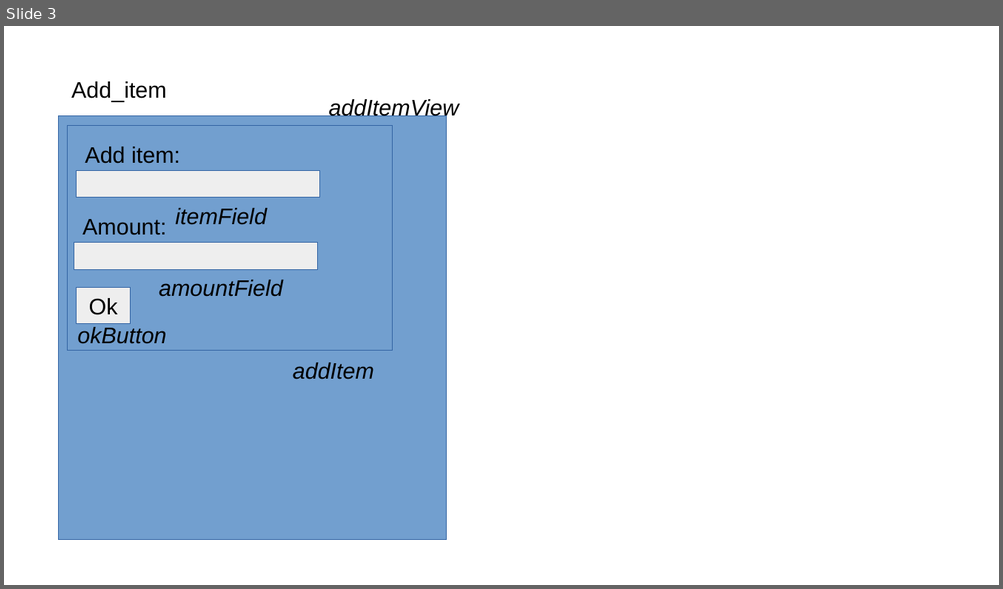
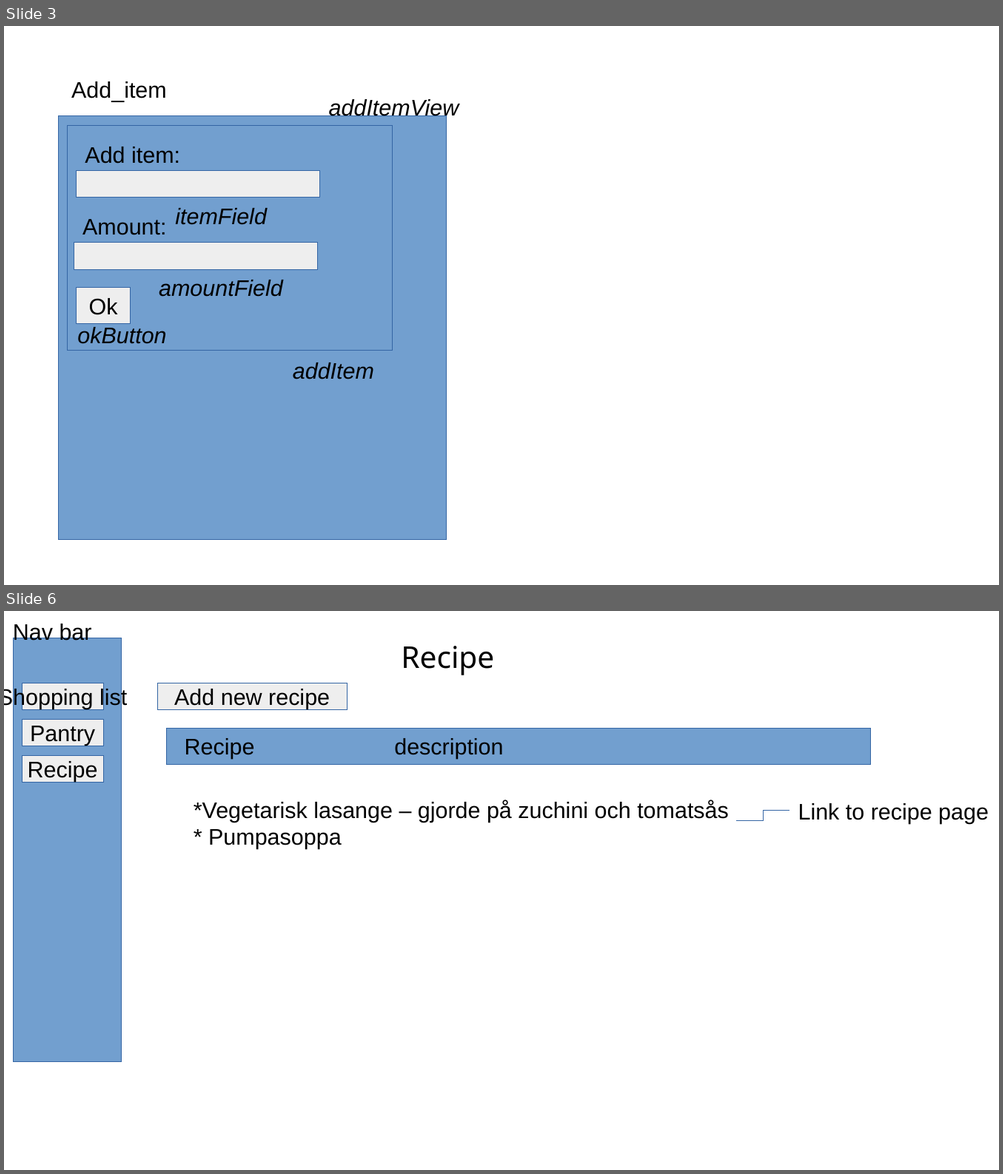
Before and after one commit to DramaCharles1/shopping-list, a slide deck: app_description.odp. Shown one above the other, each under a label of ours: slide 3 before the commit, slides 3 and 6 after it; the slides between them are not shown. The pictures are 1003x589 and 1003x1174 pixels, drawn with LibreOffice and Linux fonts; fonts in the diff are those of the drawing. Boxes give left, top, right and bottom in pixels: in the first picture for what was removed or moved away, otherwise in the second. Text is boxed around its words. In the diff, an @@ line names an element or a change of style, - is before the commit and + after.

Commit message:
Update description with new pages

```diff
--- a/app_description.odp
+++ b/app_description.odp
@@ slide 6 added at box(4, 611, 999, 1170), background #FFFFFF @@
@@ text added at box(13, 621, 92, 644), 18 pt, text #000000 @@
+Nav bar
@@ rectangle added at box(13, 638, 122, 1062), fill #729FCF, outline #3465A4 0 pt @@
@@ text added at box(401, 646, 494, 675), 24 pt, text #000000 @@
+Recipe
@@ rectangle added at box(22, 684, 103, 710), fill #EEEEEE, outline #3465A4 0 pt, 18 pt, text #000000 @@
+Shopping list
@@ rectangle added at box(157, 684, 347, 710), fill #EEEEEE, outline #3465A4 0 pt, 18 pt, text #000000 @@
+Add new recipe
@@ rectangle added at box(22, 719, 103, 746), fill #EEEEEE, outline #3465A4 0 pt, 18 pt, text #000000 @@
+Pantry
@@ rectangle added at box(167, 729, 871, 764), fill #729FCF, outline #3465A4 0 pt @@
@@ text added at box(185, 738, 255, 759), 18 pt, text #000000 @@
+Recipe
@@ text added at box(394, 738, 503, 759), 18 pt, text #000000 @@
+description
@@ rectangle added at box(22, 755, 103, 783), fill #EEEEEE, outline #3465A4 0 pt, 18 pt, text #000000 @@
+Recipe
@@ text added at box(193, 800, 728, 849), 18 pt, text #000000 @@
+*Vegetarisk lasange – gjorde på zuchini och tomatsås
+* Pumpasoppa
@@ text added at box(798, 803, 988, 824), 18 pt, text #000000 @@
+Link to recipe page
@@ elbow line added from (737, 821) to (789, 811), #3465A4 0 pt @@
```
Also in this commit, not shown: 4 other slides added.
